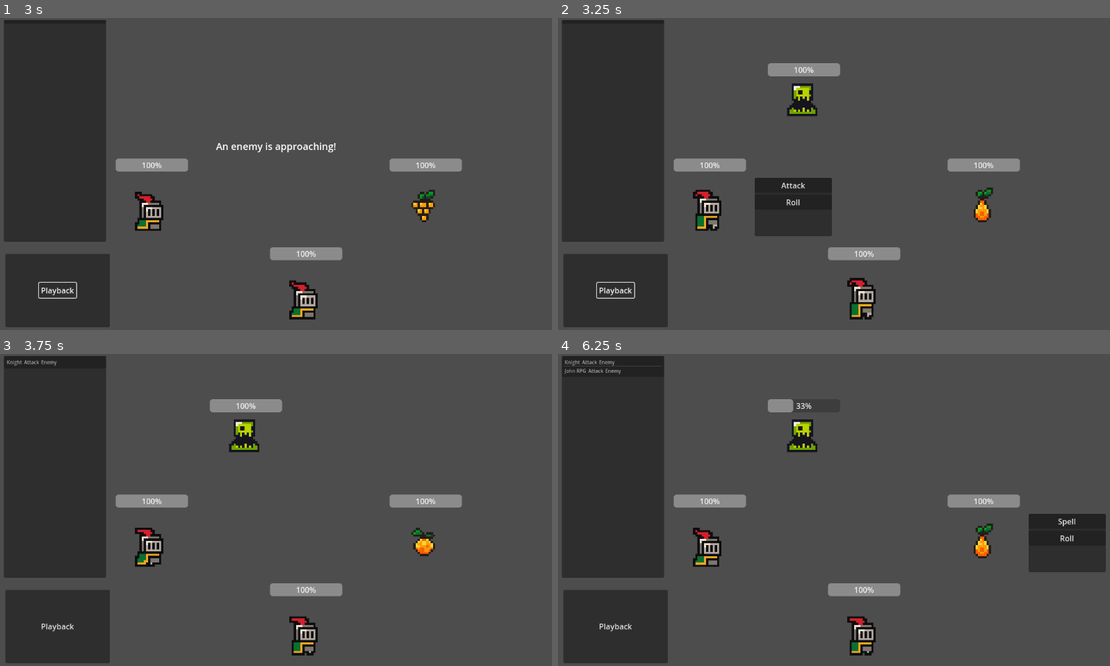
Above: before the commit, frames 1-4 (two rows, left to right).
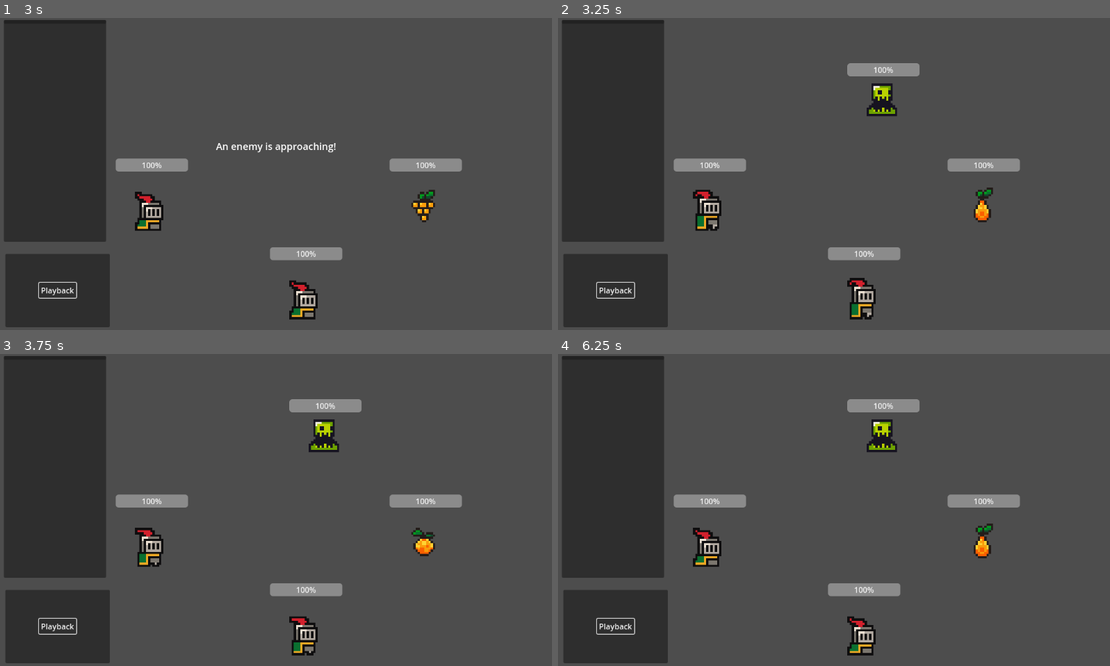
Above: after the commit, the same moments.

Repository: jhobz/rpg-prototype
Game: Godot game, scene res://scenes/game.tscn
Two runs of this game, one before a commit and one after it. Both use one fixed random seed, a clock stepped at 60 frames per second and the inputs below.
Inputs (mouse positions are in pixels of both pictures, inside the frame that each line leads up to):
- Up to frame 1 (3 s): click "Playback" at 1.25 s
- Up to frame 2 (3.25 s): no input
- Up to frame 3 (3.75 s): click (237, 522) at 3.5 s, where only the run before the commit has a clickable "Attack"
- Up to frame 4 (6.25 s): click (949, 609) at 5 s, where only the run before the commit has a clickable "Attack"

Frame 1 is identical in both runs. In frame 2, 4.6% of the frame differs, in the area x 35-66%, y 14-70%; in frame 3, 2.2%; in frame 4, 4.7%, in the area x 1-100%, y 2-97%.
Error after the commit: Out of bounds get index '0' (on base: 'Array[Character]') (res://logic/game_states/BattleIdle.gd:36)

Commit message:
Character groups

Diff:
--- a/logic/game_states/BattleIdle.gd
+++ b/logic/game_states/BattleIdle.gd
@@ -3,6 +3,9 @@
 @export var turn_state: State = null
 @export var battle_setup_state: State = null
 @export var run_failed_state: State = null
+
+@onready var players: CharacterGroup = %Characters/Players
+@onready var enemies: CharacterGroup = %Characters/Enemies
 
 var characters: Array[Character] = []
 var current_actor: int = -1
@@ -10,10 +13,8 @@
 
 func init():
 	characters.clear()
-	for node in %Characters/Players.get_children():
-		characters.append(node as Character if node is Character else node.get_node("Character") as Character)
-	for node in %Characters/Enemies.get_children():
-		characters.append(node as Character if node is Character else node.get_node("Character") as Character)
+	characters.append(players.characters)
+	characters.append(enemies.characters)
 
 func reset_turn():
 	current_actor = -1
@@ -25,19 +26,9 @@
 	pass
 
 func process(_delta: float) -> State:
-	# check if all PCs, or all NPCs, are dead
-	var pc_alive = false
-	var npc_alive = false
-	for character in characters:
-		if not character.is_dead():
-			if character.is_player_character:
-				pc_alive = true
-			else:
-				npc_alive = true
-
-	if not pc_alive:
+	if not players.any_alive():
 		return run_failed_state
-	elif not npc_alive:
+	elif not enemies.any_alive():
 		return battle_setup_state
 
 	# loop the character list (wrapping around) until we find the next not-dead character
--- a/logic/game_states/BattleSetup.gd
+++ b/logic/game_states/BattleSetup.gd
@@ -2,6 +2,10 @@
 
 @export var battle_idle_state: State
 @export var encounter_complete_state: State
+
+@onready var players: CharacterGroup = %Characters/Players
+@onready var enemies: CharacterGroup = %Characters/Enemies
+@onready var game_manager: GameManager = %GameManager
 
 var encounter: Encounter
 var next_battle := 0
@@ -28,18 +32,14 @@
 	if time_active < 1:
 		return null
 
-	var prev_enemies = %Characters/Enemies.get_children()
-	for enemy in prev_enemies:
-		%Characters/Enemies.remove_child(enemy)
-		enemy.queue_free()
-
+	enemies.clear()
 	var battle = encounter.battles[next_battle]
 	assert(battle.enemies.size() == 1)
 
 	var enemy: Node2D = battle.enemies[0].instantiate()
-	%Characters/Enemies.add_child(enemy)
-	%GameManager.current_enemy = enemy
-	enemy.position = Vector2(-69, -174)
+	enemies.add_character(enemy)
+	game_manager.current_enemy = enemy
+	enemy.position = Vector2(96, -174)
 
 	next_battle += 1
 	battle_idle_state.init()
--- a/scenes/Character/character.gd
+++ b/scenes/Character/character.gd
@@ -7,6 +7,8 @@
 @onready var gui_component: GUIComponent = $GUIComponent
 @onready var hp_component: HPComponent = $HPComponent
 @onready var stats_component: StatsComponent = $StatsComponent
+
+var character_group: CharacterGroup
 
 var is_player_character := false
 var is_turn_active := false
--- /dev/null
+++ b/scenes/Character/character_group.gd
@@ -0,0 +1,26 @@
+class_name CharacterGroup extends Node
+
+var characters: Array[Character] = []
+
+func _ready():
+	for node in get_children():
+		if node is Character:
+			characters.append(node)
+			node.character_group = self
+
+func add_character(character: Character):
+	characters.append(character)
+	character.character_group = self
+	add_child(character)
+
+func clear():
+	var nodes = get_children()
+	for node in nodes:
+		remove_child(node)
+		node.queue_free()
+
+func any_alive():
+	for character in characters:
+		if not character.is_dead():
+			return true
+	return false
--- a/scenes/game.tscn
+++ b/scenes/game.tscn
@@ -1,9 +1,7 @@
-[gd_scene load_steps=20 format=3 uid="uid://b33y6mn6fv2mw"]
+[gd_scene load_steps=18 format=3 uid="uid://b33y6mn6fv2mw"]
 
 [ext_resource type="Script" uid="uid://c4t4igimji1m2" path="res://logic/state_machine.gd" id="1_lbhrr"]
 [ext_resource type="Script" uid="uid://da38x83w6ofja" path="res://scenes/game_manager.gd" id="1_uwrxv"]
-[ext_resource type="Script" uid="uid://dolcf35kui0ao" path="res://scenes/Character/Actions/attack.gd" id="2_lbhrr"]
-[ext_resource type="Script" uid="uid://cyrlkjq7sj35o" path="res://scenes/Character/Actions/roll.gd" id="2_lnu2h"]
 [ext_resource type="Script" uid="uid://uf3whsb6co7i" path="res://logic/game_states/EncounterSetup.gd" id="3_ir15t"]
 [ext_resource type="Script" uid="uid://bfays8ylln5is" path="res://logic/game_states/BattleIdle.gd" id="3_u5sy4"]
 [ext_resource type="Script" uid="uid://p7m0esl5q5im" path="res://logic/game_states/BattleSetup.gd" id="4_ca42v"]
@@ -11,7 +9,6 @@
 [ext_resource type="Script" uid="uid://mkypjgonbgn7" path="res://logic/turn_states/turn_start.gd" id="7_264po"]
 [ext_resource type="Script" uid="uid://d3nd1wjnfgq45" path="res://logic/game_states/EncounterComplete.gd" id="7_rysoc"]
 [ext_resource type="Script" uid="uid://dwnhqnx3psg1" path="res://logic/turn_states/action_source.gd" id="8_1kice"]
-[ext_resource type="Script" uid="uid://ddakrcdkm2aku" path="res://scenes/Character/Actions/spell.gd" id="8_dinhu"]
 [ext_resource type="Script" uid="uid://pt3wwwwlwnyp" path="res://logic/game_states/RunComplete.gd" id="8_ssvqc"]
 [ext_resource type="Script" uid="uid://di4uyjoev74ov" path="res://logic/turn_states/action_target.gd" id="9_5newe"]
 [ext_resource type="Script" uid="uid://bdu40aiqe8n1u" path="res://logic/game_states/RunFailed.gd" id="9_264po"]
@@ -19,6 +16,7 @@
 [ext_resource type="Script" uid="uid://eellji2s7jel" path="res://logic/turn_states/turn_inactive.gd" id="11_bt5mj"]
 [ext_resource type="PackedScene" uid="uid://ckjw2y4erudd7" path="res://scenes/Character/Characters/PlayerCharacters/knight.tscn" id="13_kvuet"]
 [ext_resource type="PackedScene" uid="uid://b1j3pqpi274f2" path="res://scenes/Character/Characters/PlayerCharacters/fruit_mage.tscn" id="14_trtic"]
+[ext_resource type="Script" uid="uid://d246jol7cepep" path="res://scenes/Character/character_group.gd" id="18_1kice"]
 
 [node name="Game" type="Node2D"]
 
@@ -173,26 +171,11 @@
 
 [node name="Camera2D" type="Camera2D" parent="."]
 
-[node name="Actions" type="Node" parent="."]
-unique_name_in_owner = true
-
-[node name="Attack" type="Node2D" parent="Actions"]
-script = ExtResource("2_lbhrr")
-base_dmg = 2
-metadata/_custom_type_script = "uid://dolcf35kui0ao"
-
-[node name="Roll" type="Node2D" parent="Actions"]
-script = ExtResource("2_lnu2h")
-metadata/_custom_type_script = "uid://cyrlkjq7sj35o"
-
-[node name="Spell" type="Node2D" parent="Actions"]
-script = ExtResource("8_dinhu")
-base_dmg = 2
-
 [node name="Characters" type="Node" parent="."]
 unique_name_in_owner = true
 
 [node name="Players" type="Node" parent="Characters"]
+script = ExtResource("18_1kice")
 
 [node name="Knight" parent="Characters/Players" instance=ExtResource("13_kvuet")]
 position = Vector2(-264, 64)
@@ -206,6 +189,7 @@
 char_name = "Lune"
 
 [node name="Enemies" type="Node" parent="Characters"]
+script = ExtResource("18_1kice")
 
 [connection signal="encounter_started" from="GameStateMachine/EncounterSetup" to="GameManager" method="_on_encounter_setup_encounter_started"]
 [connection signal="turn_active" from="GameStateMachine/CharacterTurn" to="GameManager" method="_on_character_turn_turn_active"]
Not shown, added: scenes/Character/character_group.gd.uid
